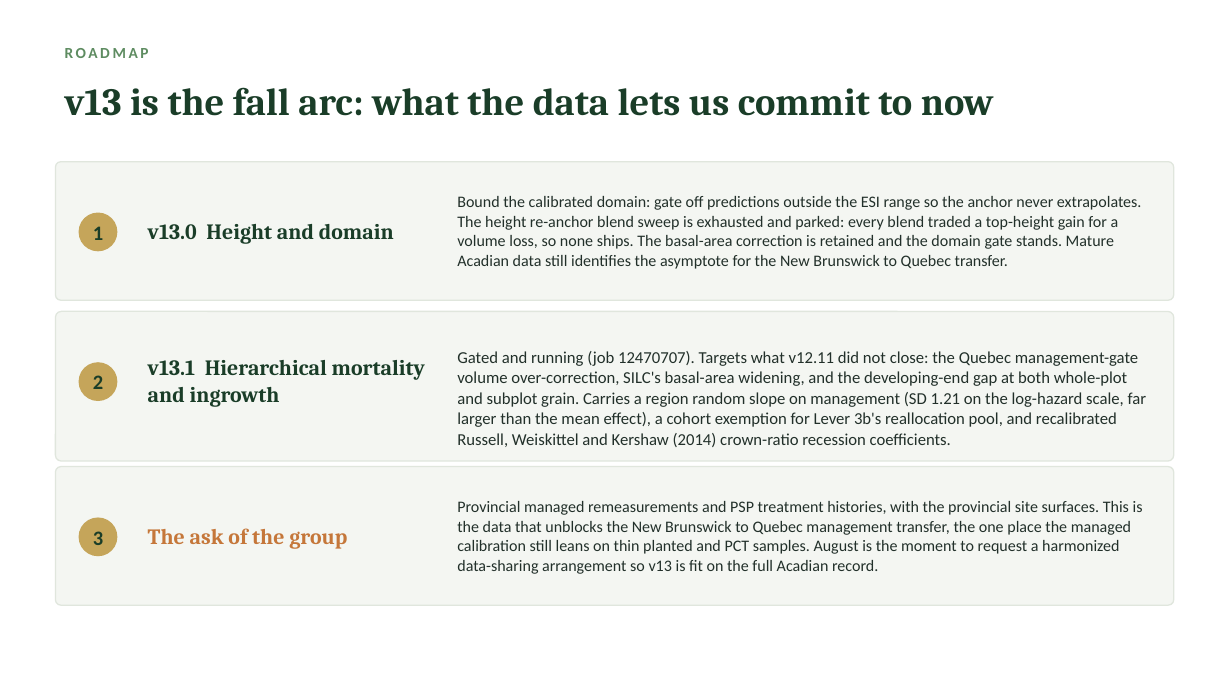
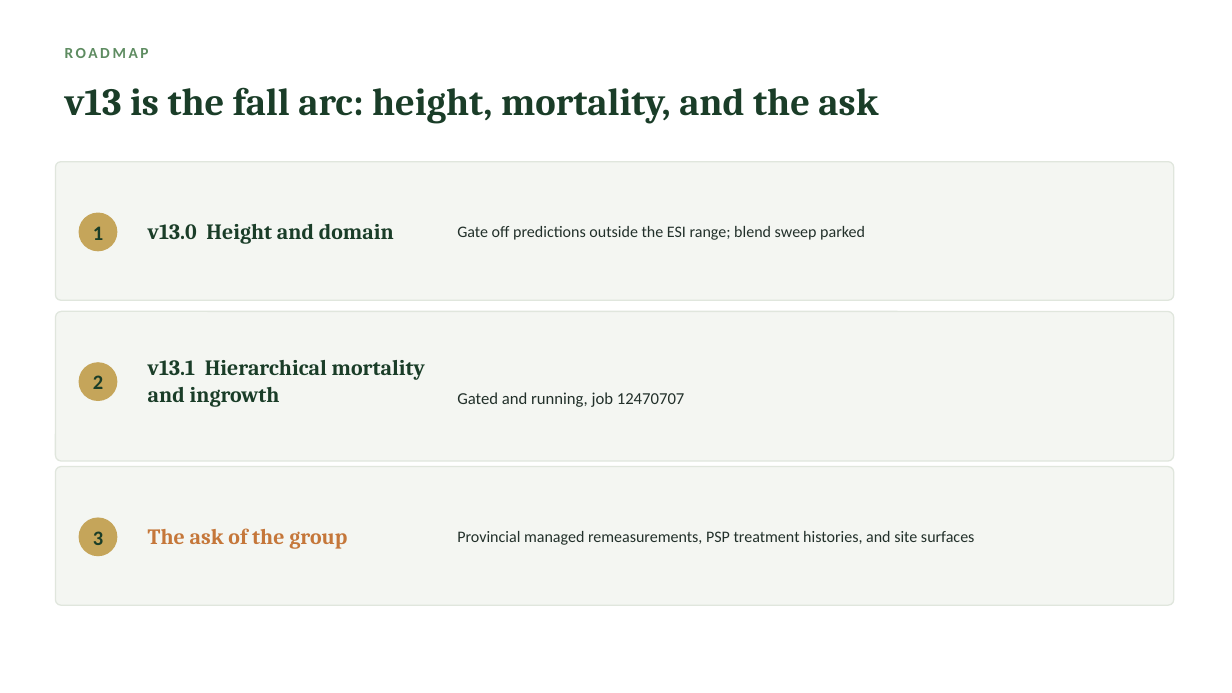
Before and after one commit to holoros/fvs-acd, a slide deck: slide 39 of FVS-ACD_Hennigar_Aug2026.pptx. Drawn at 1232x693 pixels with LibreOffice and Linux fonts; fonts in the diff are those of the drawing. Boxes give left, top, right and bottom in pixels: in the first picture for what was removed or moved away, otherwise in the second. Text is boxed around its words. In the diff, an @@ line names an element or a change of style, - is before the commit and + after.

```diff
--- a/FVS-ACD_Hennigar_Aug2026.pptx
+++ b/FVS-ACD_Hennigar_Aug2026.pptx
@@ text at (x1=65, y1=87, x2=878, y2=124): text changed @@
-v13 is the fall arc: what the data lets us commit to now
+v13 is the fall arc: height, mortality, and the ask
@@ text at (x1=457, y1=226, x2=865, y2=240): text changed @@
-Bound the calibrated domain: gate off predictions outside the ESI range so the anchor never extrapolates. The height re-anchor blend sweep is exhausted and parked: every blend traded a top-height gain for a volume loss, so none ships. The basal-area correction is retained and the domain gate stands. Mature Acadian data still identifies the asymptote for the New Brunswick to Quebec transfer.
+Gate off predictions outside the ESI range; blend sweep parked
@@ text at (x1=457, y1=392, x2=685, y2=407): text changed @@
-Gated and running (job 12470707). Targets what v12.11 did not close: the Quebec management-gate volume over-correction, SILC's basal-area widening, and the developing-end gap at both whole-plot and subplot grain. Carries a region random slope on management (SD 1.21 on the log-hazard scale, far larger than the mean effect), a cohort exemption for Lever 3b's reallocation pool, and recalibrated Russell, Weiskittel and Kershaw (2014) crown-ratio recession coefficients.
+Gated and running, job 12470707
@@ text at (x1=457, y1=531, x2=975, y2=545): text changed @@
-Provincial managed remeasurements and PSP treatment histories, with the provincial site surfaces. This is the data that unblocks the New Brunswick to Quebec management transfer, the one place the managed calibration still leans on thin planted and PCT samples. August is the moment to request a harmonized data-sharing arrangement so v13 is fit on the full Acadian record.
+Provincial managed remeasurements, PSP treatment histories, and site surfaces
```
Also in this commit, not shown: 39 other slides changed, 1 slide added, 25 other files.
